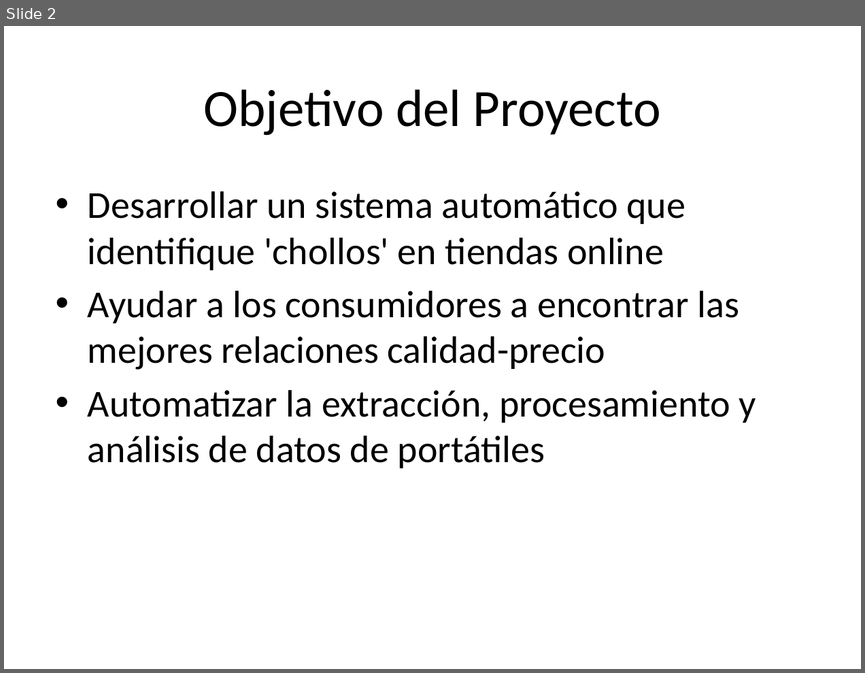
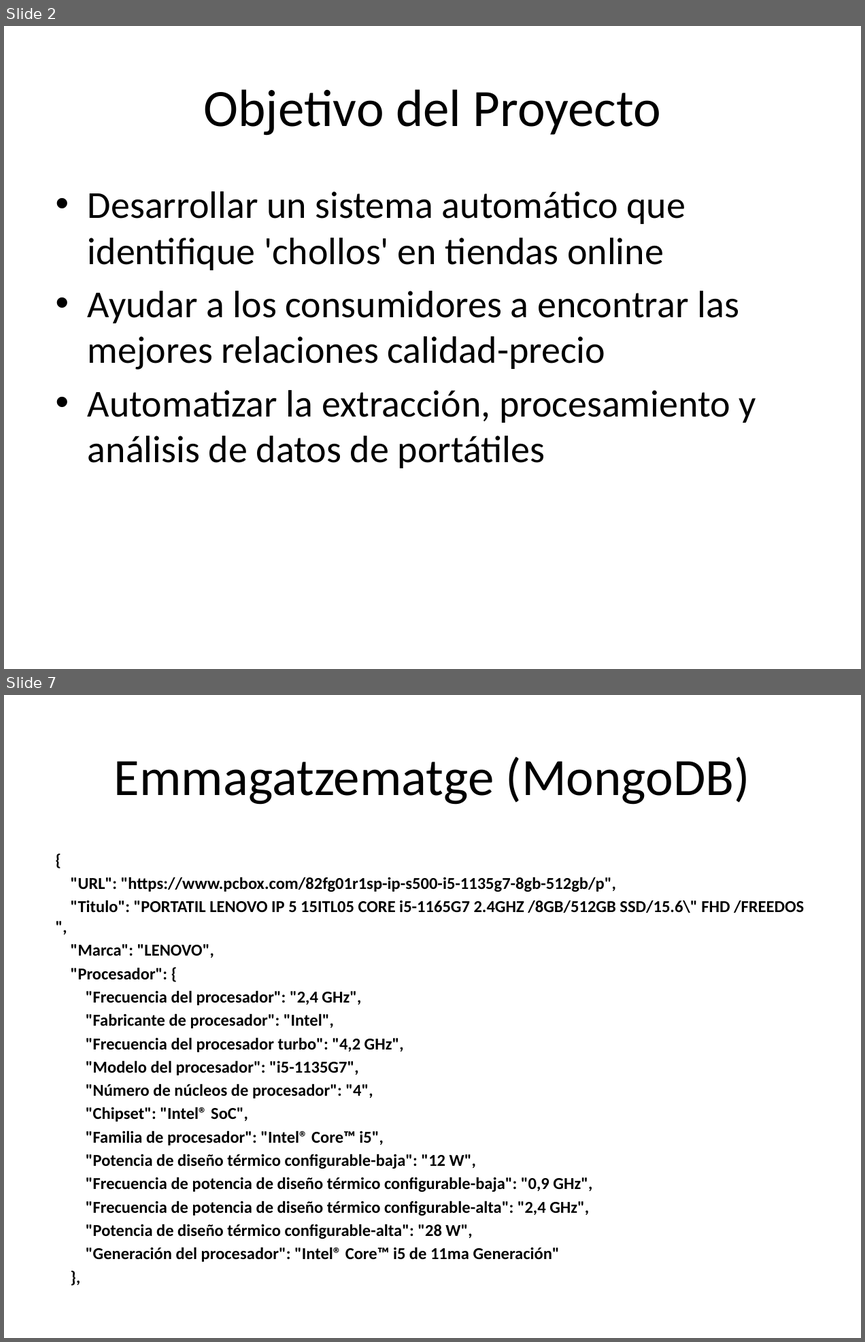
Before and after one commit to OlVeRaS94/PROYECTO-PIA-OFERTAS, a slide deck: presentacion_chollos.pptx. Shown one above the other, each under a label of ours: slide 2 before the commit, slides 2 and 7 after it; the slides between them are not shown. The pictures are 865x673 and 865x1342 pixels, drawn with LibreOffice and Linux fonts; fonts in the diff are those of the drawing. Boxes give left, top, right and bottom in pixels: in the first picture for what was removed or moved away, otherwise in the second. Text is boxed around its words. In the diff, an @@ line names an element or a change of style, - is before the commit and + after.

```diff
--- a/presentacion_chollos.pptx
+++ b/presentacion_chollos.pptx
@@ slide 7 added at (4,695,861,1338), background #FFFFFF @@
@@ title added at (114,757,750,804), 44 pt, text #000000 @@
+Emmagatzematge (MongoDB)
@@ text added at (71,877,804,1261), 14 pt, text #000000, bold @@
+{
+"URL": "https://www.pcbox.com/82fg01r1sp-ip-s500-i5-1135g7-8gb-512gb/p",
+"Titulo": "PORTATIL LENOVO IP 5 15ITL05 CORE i5-1165G7 2.4GHZ /8GB/512GB SSD/15.6\" FHD /FREEDOS ",
+"Marca": "LENOVO",
+"Procesador": {
+"Frecuencia del procesador": "2,4 GHz",
+"Fabricante de procesador": "Intel",
+"Frecuencia del procesador turbo": "4,2 GHz",
+"Modelo del procesador": "i5-1135G7",
+"Número de núcleos de procesador": "4",
+"Chipset": "Intel® SoC",
+"Familia de procesador": "Intel® Core™ i5",
+"Potencia de diseño térmico configurable-baja": "12 W",
+"Frecuencia de potencia de diseño térmico configurable-baja": "0,9 GHz",
+"Frecuencia de potencia de diseño térmico configurable-alta": "2,4 GHz",
+"Potencia de diseño térmico configurable-alta": "28 W",
+"Generación del procesador": "Intel® Core™ i5 de 11ma Generación"
+},
```
Also in this commit, not shown: 3 slides changed, 15 other slides added, 5 slides removed.
